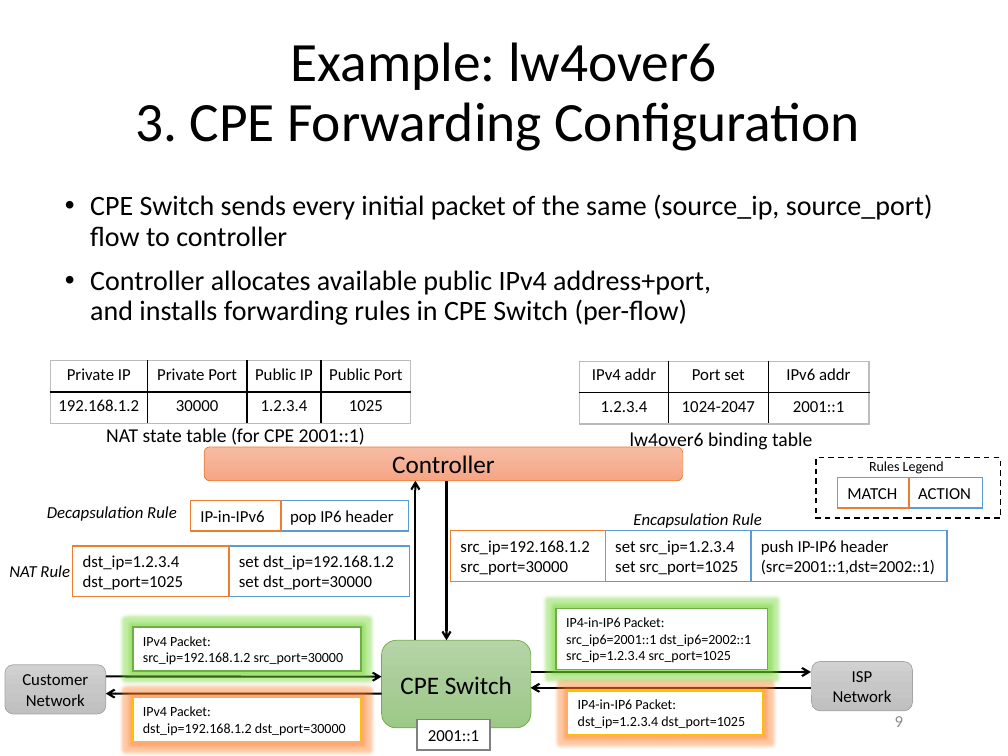
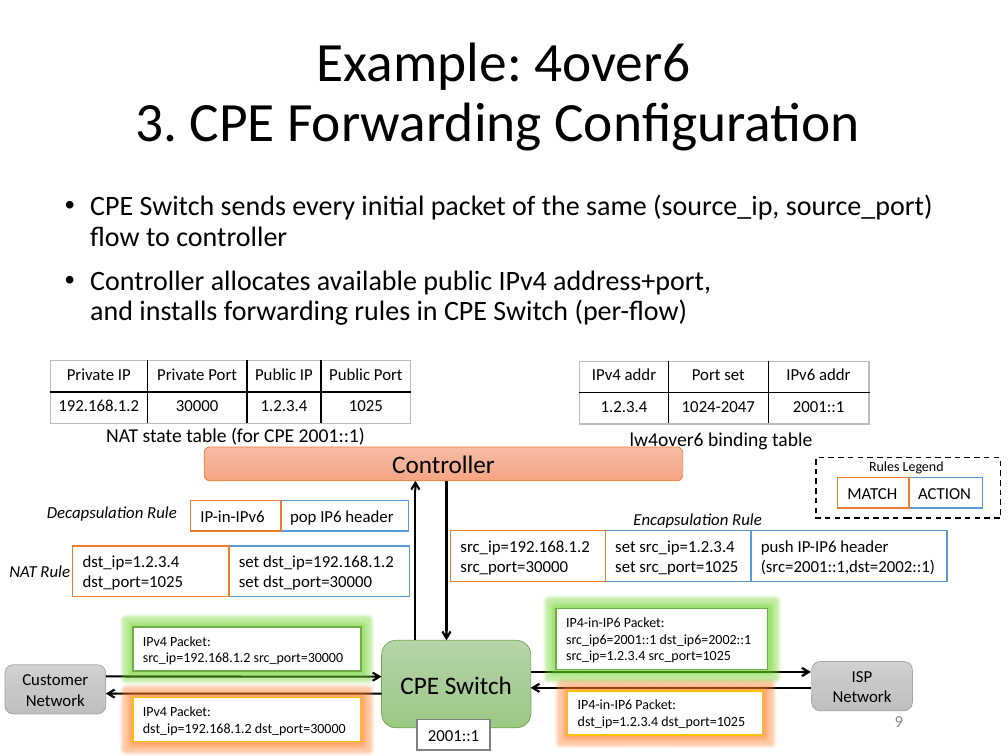
Before and after one commit to gnocuil/draft-sdn, a slide deck: slide 9 of Unified IPv6 Transition Framework With Flow-based Forwarding.pptx. Drawn at 1008x756 pixels with LibreOffice and Linux fonts; fonts in the diff are those of the drawing. Boxes give left, top, right and bottom in pixels: in the first picture for what was removed or moved away, otherwise in the second. Text is boxed around its words. In the diff, an @@ line names an element or a change of style, - is before the commit and + after.

```diff
--- a/Unified IPv6 Transition Framework With Flow-based Forwarding.pptx
+++ b/Unified IPv6 Transition Framework With Flow-based Forwarding.pptx
@@ title at bbox=[135, 42, 860, 151]: text changed @@
-Example: lw4over6
-3. CPE Forwarding Configuration
+Example: 4over6
+3. CPE Forwarding Configuration
```
Also in this commit, not shown: 7 other slides changed, 1 slide added, 1 slide removed.
